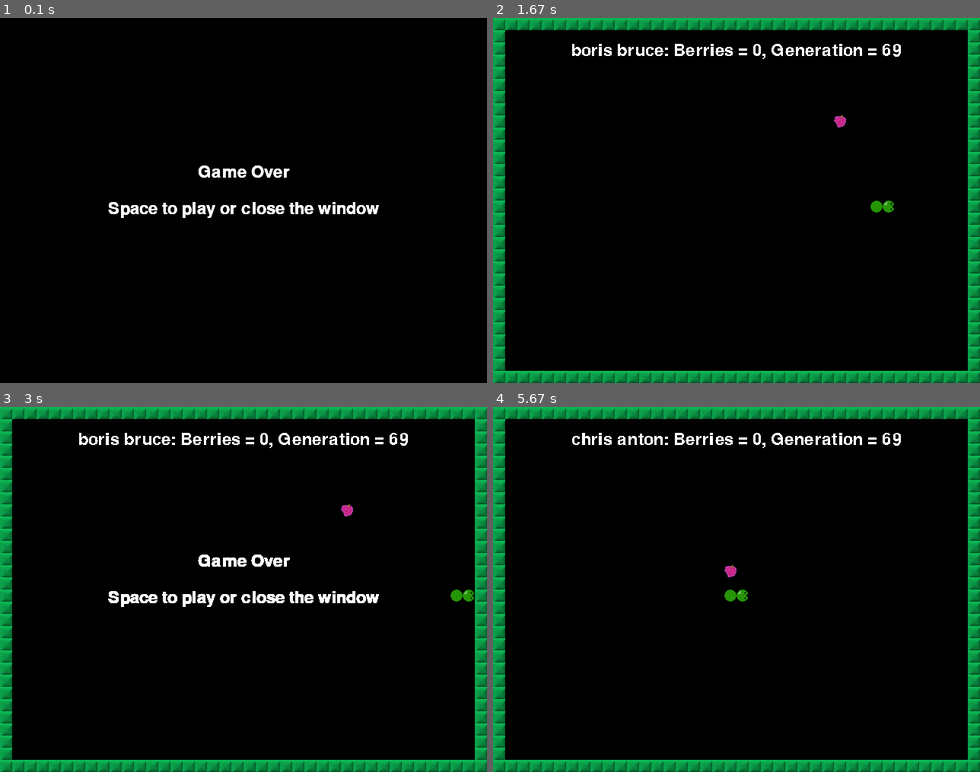
Above: before the commit, frames 1-4 (two rows, left to right).
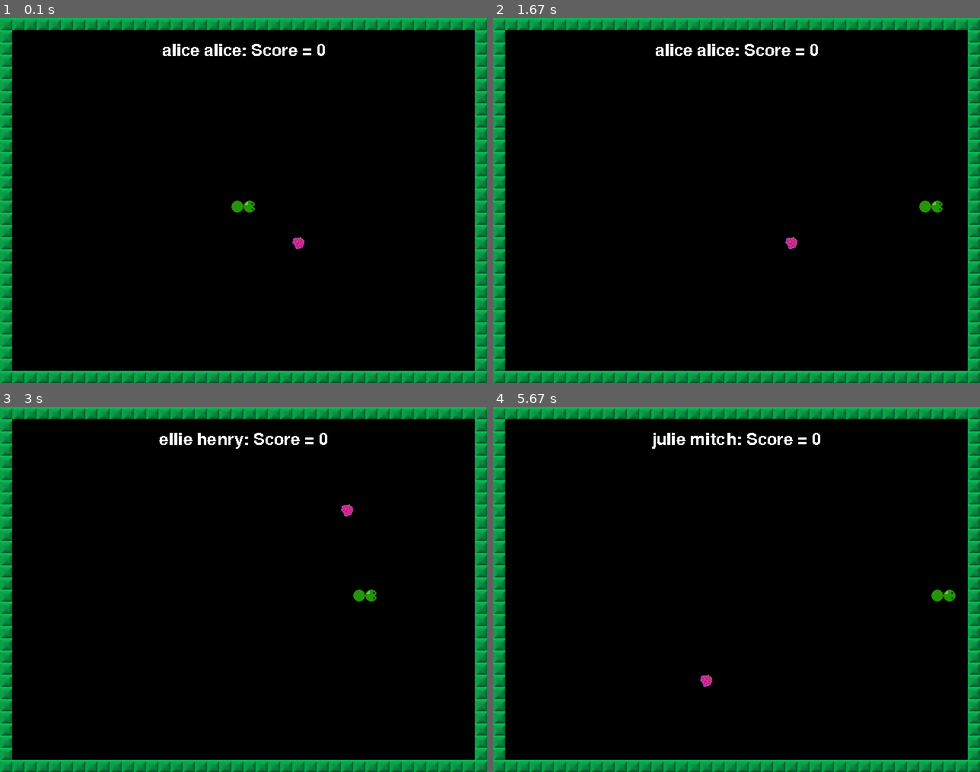
Above: after the commit, the same moments.

Repository: kmarsh729/PythonGamePlayground
Game: pygame game, started from PyGame/Snake/ai_snake.py
The game is run twice, just before and just after one commit, with the same random seed, the same clock (stepped at 60 frames per second) and the same inputs.
Inputs:
- Up to frame 1 (0.1 s): no input
- Up to frame 2 (1.67 s): tap Space at 0.33 s
- Up to frame 3 (3 s): no input
- Up to frame 4 (5.67 s): tap Space at 3.47, 3.77, 3.97, 4.27, 4.47, 4.77, 5.3, 5.6 s

The runs differ from the first frame. In frame 1, 13% of the frame differs, in the area x 0-100%, y 0-100%; in frame 2, 1.3%; in frame 3, 2.4%; in frame 4, 1.3%.

Commit message:
Everything except GA should be g2g.  Inputs to NN might need adjusting.

Diff:
--- a/PyGame/Snake/ai_snake.py
+++ b/PyGame/Snake/ai_snake.py
@@ -11,6 +11,9 @@
 
 gameSurface = pygame.display.set_mode((640, 480))
 font = pygame.font.Font(None, 32)
+currentGeneration = 0
+popSize = 5
+currentPopulation = -1
 
 
 ##########
@@ -27,22 +30,24 @@
     f.close()
     return content
 
+
 names = loadFile('names.txt')
 for i in range(len(names)):
-    names[i] = names[i].replace('\n','')
+    names[i] = names[i].replace('\n', '')
+
 
 def mutateNames(name1, name2):
     new_name = ''
     for i in range(len(name1)):
         prob = np.random.random()
-        if(prob < 0.5):
+        if (prob < 0.5):
             new_name += name1[i]
         else:
             new_name += name2[i]
 
 
 class SnakeNN:
-    def __init__(self, weights=[], name = 'satan'):
+    def __init__(self, weights=[], name='satan'):
         self.name = name
         self.num_inputs_nodes = 9
         self.num_hidden_nodes = 12
@@ -78,33 +83,39 @@
         self.hidden_nodes = self.input_to_hidden.dot(self.input_nodes)
         np.apply_along_axis(sigmoid, 0, self.hidden_nodes)
         self.output_nodes = self.hidden_to_output.dot(self.hidden_nodes)
-        print(sp.special.softmax(self.output_nodes))
+        self.output_nodes = sp.special.softmax(self.output_nodes)
 
     def getBestDirection(self):
         return self.output_nodes.argmax()
 
-    def getDirectionToMove(self, direction, head_x, head_y, food_x, food_y, body_distance):
-        # Input Node Guide:
+    def preprocessInputs(self, direction, head_x, head_y, food_r, food_l, food_u, food_d, body_r, body_l, body_u,
+                         body_d):
+        # Input Node Guide (All these should be normalized):
         # 0 - distance to wall from front of head
         # 1 - distance to wall from right of head
-        # 2 - distance to wall from left of head
+        # 2 - distance to wall from left of head. Redundant but maybe cool to use if we put obstacles.
         # 3 - distance to body from front of head
         # 4 - distance to body from right of head
         # 5 - distance to body from left of head
         # 6 - distance to food from front of head
         # 7 - distance to food from right of head
-        # 8 - distance to food from left of head
-
-        ### Useful Values
-
-        WallPercentX = head_x / 40
-        WallPercentY = head_y / 30
-        FoodPercentX = (head_x - food_x) / 40
-        FoodPercentY = (head_y - food_y) / 30
-
-        ###
-
-
+        # 8 - distance to food from left of head. Also redundant but maybe add more food?
+
+        if direction == 0:
+            return [1 - head_x / 40, 1 - head_y / 30, head_y / 30, body_r / 40, body_d / 30, body_u / 30, food_r / 40,
+                    food_d / 30, food_u / 30]
+
+        elif direction == 1:
+            return [head_x / 40, head_y / 30, 1 - head_y / 30, body_l / 40, body_u / 30, body_d / 30, food_l / 40,
+                    food_u / 30, food_d / 30]
+
+        elif direction == 2:
+            return [head_y / 30, 1 - head_x / 40, head_x / 40, body_u / 30, body_r / 40, body_l / 40, food_u / 30,
+                    food_r / 40, food_l / 40]
+
+        else:
+            return [1 - head_y / 30, head_x / 40, 1 - head_x / 40, body_d / 30, body_l / 40, body_r / 40, food_d / 30,
+                    food_l / 40, food_r / 40]
 ##########################
 # Data Container Classes #
 ##########################
@@ -116,7 +127,7 @@
 
 
 class GameData:
-    def __init__(self):
+    def __init__(self, snake):
         self.lives = 1
         self.isDead = False
         self.blocks = []
@@ -126,7 +137,8 @@
         self.berrycount = 0  # Number berries eaten
         self.segments = 1  # Segments gained upon eating a berry
         self.frame = 0
-        self.snakey = SnakeNN(name = names[np.random.randint(0,len(names))] + ' ' + names[np.random.randint(0,len(names))])
+        self.snakey = SnakeNN(
+            name=names[np.random.randint(0, len(names))] + ' ' + names[np.random.randint(0, len(names))])
 
         bx = np.random.randint(1, 38)
         by = np.random.randint(1, 28)
@@ -162,10 +174,82 @@
 def headHitBody(gamedata):
     head = gamedata.blocks[0]
     for b in gamedata.blocks:
-        if (b != head):
-            if (b.x == head.x and b.y == head.y):
+        if b != head:
+            if b.x == head.x and b.y == head.y:
                 return True
     return False
+
+
+def headFromBodyLeft(gamedata):
+    head = gamedata.blocks[0]
+    distance = 40
+    for b in gamedata.blocks:
+        if b != head:
+            if b.x < head.x and b.y == head.y:
+                distance = min(head.x - b.x, distance)
+    return distance
+
+
+def headFromBodyRight(gamedata):
+    head = gamedata.blocks[0]
+    distance = 40
+    for b in gamedata.blocks:
+        if b != head:
+            if b.x > head.x and b.y == head.y:
+                distance = min(b.x - head.x, distance)
+    return distance
+
+
+def headFromBodyUp(gamedata):
+    head = gamedata.blocks[0]
+    distance = 30
+    for b in gamedata.blocks:
+        if b != head:
+            if b.x == head.x and b.y < head.y:
+                distance = min(head.y - b.y, distance)
+    return distance
+
+
+def headFromBodyDown(gamedata):
+    head = gamedata.blocks[0]
+    distance = 30
+    for b in gamedata.blocks:
+        if b != head:
+            if b.x == head.x and b.y > head.y:
+                distance = min(b.y - head.y, distance)
+    return distance
+
+
+def headFromFoodLeft(gamedata):
+    head = gamedata.blocks[0]
+    distance = 40
+    if gamedata.berry.x < head.x and gamedata.berry.y == head.y:
+        distance = min(head.x - gamedata.berry.x, distance)
+    return distance
+
+
+def headFromFoodRight(gamedata):
+    head = gamedata.blocks[0]
+    distance = 40
+    if gamedata.berry.x > head.x and gamedata.berry.y == head.y:
+        distance = min(gamedata.berry.x - head.x, distance)
+    return distance
+
+
+def headFromFoodUp(gamedata):
+    head = gamedata.blocks[0]
+    distance = 30
+    if gamedata.berry.x == head.x and gamedata.berry.y < head.y:
+        distance = min(head.y - gamedata.berry.y, distance)
+    return distance
+
+
+def headFromFoodDown(gamedata):
+    head = gamedata.blocks[0]
+    distance = 30
+    if gamedata.berry.x == head.x and gamedata.berry.y > head.y:
+        distance = min(gamedata.berry.y - head.y, distance)
+    return distance
 
 
 def headHitWall(map, gamedata):
@@ -182,8 +266,11 @@
 
 
 def drawData(surface, gamedata):
-    text = "{0}: Berries = {1}, Generation = {2}"
-    info = text.format(gamedata.snakey.name, gamedata.berrycount, 69)
+    text = "{0}: Score = {1}"
+    pygame.display.set_caption(
+        'Generation ' + str(currentGeneration) + ' - Current Specimen ' + str(currentPopulation + 1) + '/' + str(
+            popSize))
+    info = text.format(gamedata.snakey.name, gamedata.berrycount)
     text = font.render(info, 0, (255, 255, 255))
     textpos = text.get_rect(centerx=surface.get_width() / 2, top=32)
     surface.blit(text, textpos)
@@ -266,22 +353,21 @@
 
     updateMovement(gamedata)
 
-    gamedata.snakey.fire(np.random.random(9))
+    head = gamedata.blocks[0]
+
+    gamedata.snakey.fire(gamedata.snakey.preprocessInputs(gamedata.direction, head.x, head.y, headFromFoodRight(gamedata), headFromFoodLeft(gamedata), headFromBodyUp(gamedata), headFromBodyDown(gamedata), headFromFoodRight(gamedata), headFromBodyLeft(gamedata), headFromBodyUp(gamedata),
+                         headFromBodyDown(gamedata)))
     directiondesired = gamedata.snakey.getBestDirection()
     if directiondesired == 0 and gamedata.direction != 1:
         gamedata.direction = 0
-
     elif directiondesired == 1 and gamedata.direction != 0:
         gamedata.direction = 1
-        gamedata.snakey.fire(np.random.random(9))
     elif directiondesired == 3 and gamedata.direction != 2:
         gamedata.direction = 3
-        gamedata.snakey.fire(np.random.random(9))
     elif directiondesired == 2 and gamedata.direction != 3:
         gamedata.direction = 2
-        gamedata.snakey.fire(np.random.random(9))
-
-    head = gamedata.blocks[0]
+
+
     if head.x == gamedata.berry.x and head.y == gamedata.berry.y:
         addSegment(gamedata)
         positionBerry(gamedata)
@@ -299,12 +385,19 @@
 # Actual Game Execution Code #
 ##############################
 
+
 images = loadImages()
 images['berry'].set_colorkey((255, 0, 255))  # Purple pixels will be transparent
 snakeMap = loadFile('map.txt')
-data = GameData()
+# data = GameData()
 quitGame = False
 isPlaying = False
+
+gds = []
+for i in range(popSize):
+    gds.append(GameData(SnakeNN()))
+
+print(currentPopulation)
 
 while not quitGame:
     for event in pygame.event.get():
@@ -337,12 +430,30 @@
         drawSnake(gameSurface, images['snake'], data)
         drawData(gameSurface, data)
     else:
-        keys = pygame.key.get_pressed()
-        if keys[K_SPACE]:
-            isPlaying = True
-            data = None
-            data = GameData()
-        drawGameOver(gameSurface)
+        # timer = 600.0
+        # while timer > 0.0:
+        #    print(timer)
+        #    timer -= fpsClock.get_time()
+        isPlaying = True
+        data = None
+        if currentPopulation == popSize - 1:
+            print('reached end of population, resetting')
+            currentPopulation = 0
+            currentGeneration += 1
+            gds = []
+
+            for i in range(popSize):
+                gds.append(GameData(SnakeNN()))
+            data = gds[currentPopulation]
+            print(currentPopulation)
+
+
+
+
+        else:
+            currentPopulation += 1
+            data = gds[currentPopulation]
+            print(currentPopulation)
 
     pygame.display.update()
     fpsClock.tick(30)
--- a/PyGame/Snake/names.txt
+++ b/PyGame/Snake/names.txt
@@ -9,3 +9,24 @@
 karen
 bruce
 willy
+james
+ellie
+nancy
+trump
+biden
+barak
+henry
+buffy
+mitch
+anton
+smith
+annie
+rambo
+rocky
+julie
+kelly
+ricky
+sarah
+micky
+helga
+peter
